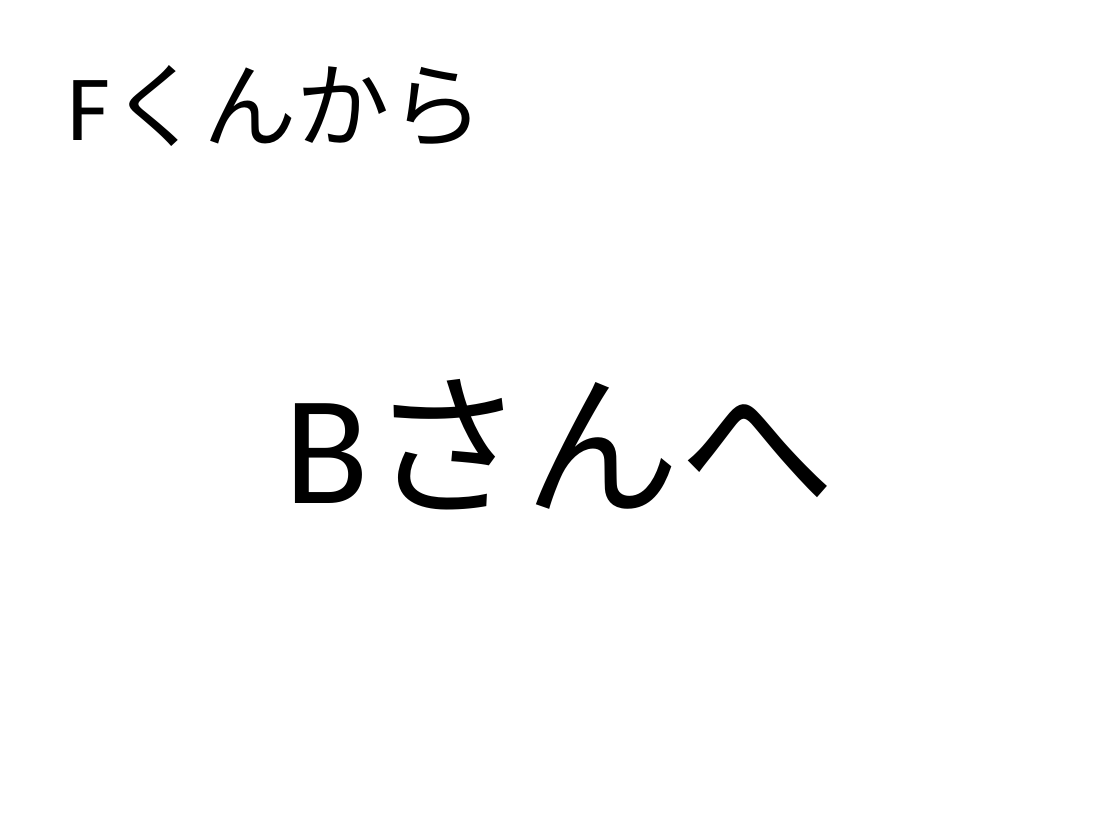
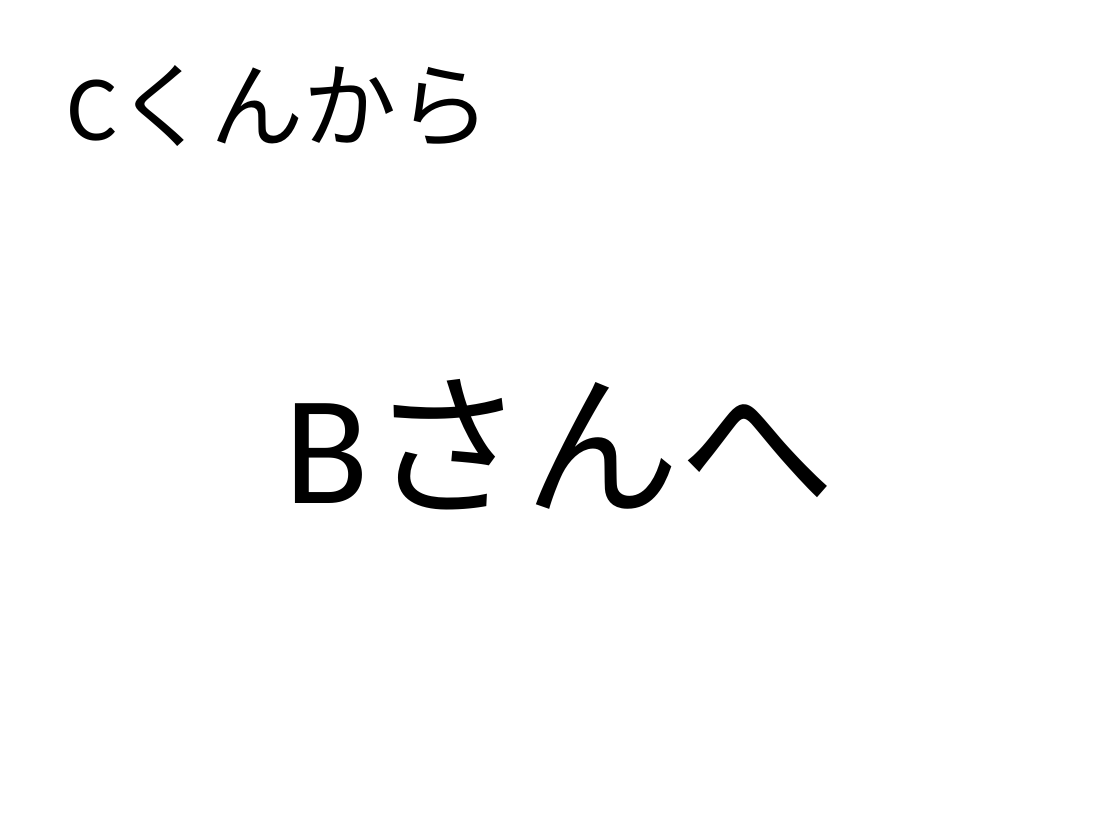
Before and after one commit to furaga/GiftExchange, a slide deck: slide 8 of GiftExchange.ppt (slide 2 before the commit). Drawn at 1120x840 pixels with LibreOffice and Linux fonts; fonts in the diff are those of the drawing. Boxes give left, top, right and bottom in pixels: in the first picture for what was removed or moved away, otherwise in the second. Text is boxed around its words. In the diff, an @@ line names an element or a change of style, - is before the commit and + after.

```diff
--- a/GiftExchange.ppt
+++ b/GiftExchange.ppt
@@ title at box(67, 65, 490, 146): text changed @@
-Fくんから
+Cくんから
```
Also in this commit, not shown: 5 other slides changed, 5 slides added, 3 slides removed, 1 other file.
